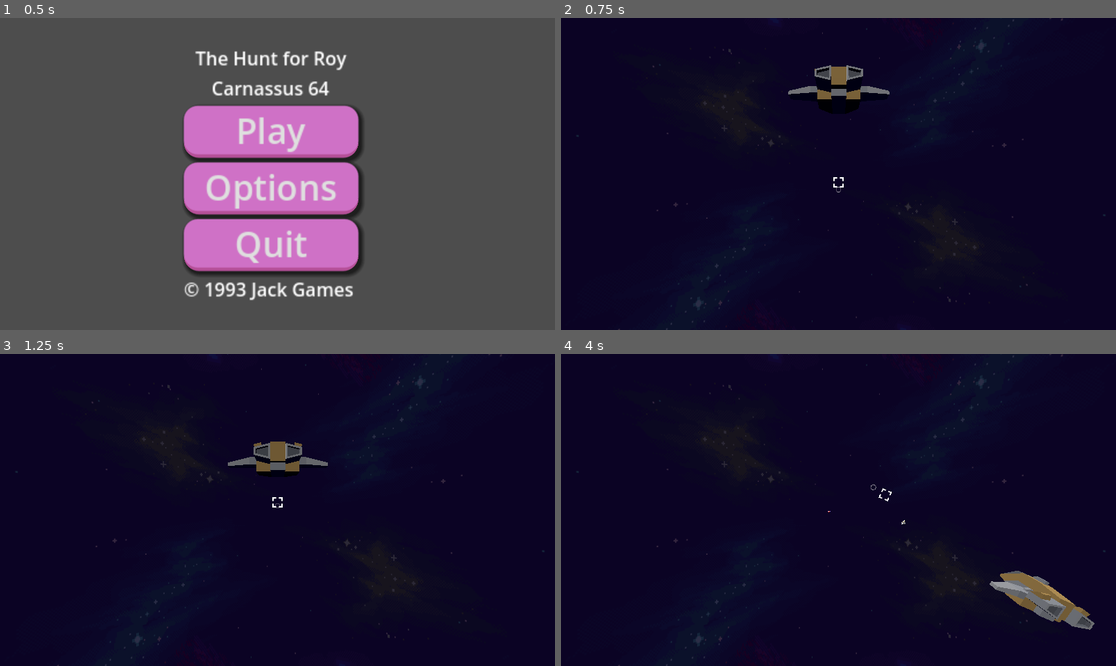
Above: before the commit, frames 1-4 (two rows, left to right).
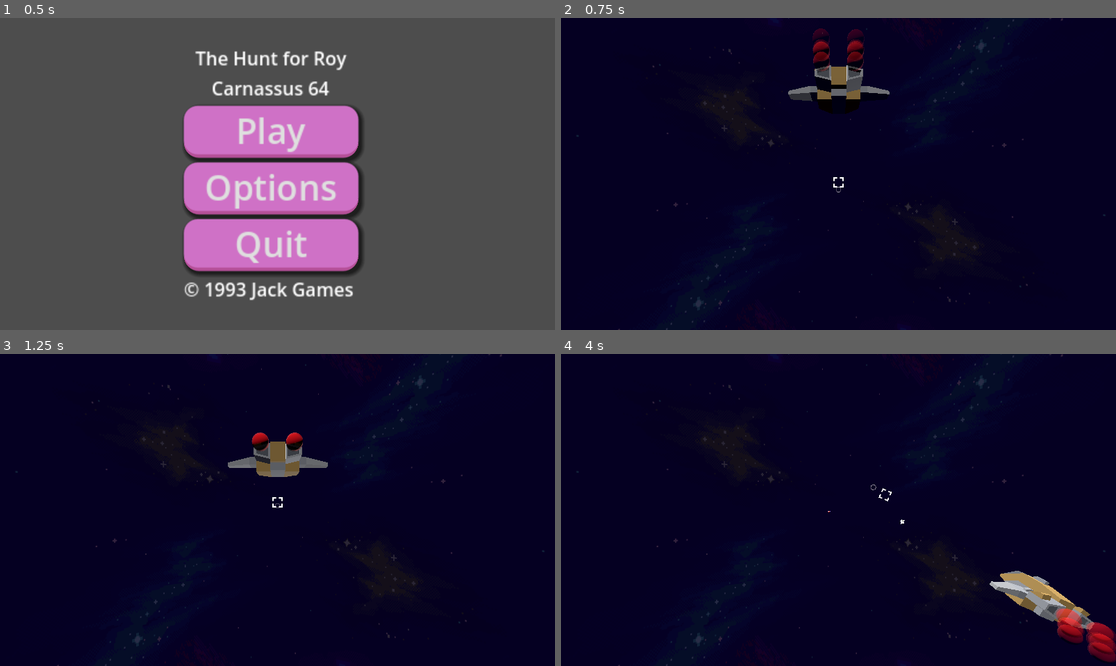
Above: after the commit, the same moments.

Repository: jwd83/rc64
Game: Godot game, scene res://HomeScreen.tscn
The game is run twice, just before and just after one commit, with the same random seed, the same clock (stepped at 60 frames per second) and the same inputs.
Inputs:
- Up to frame 1 (0.5 s): no input
- Up to frame 2 (0.75 s): click "Play" at 0.5 s
- Up to frame 3 (1.25 s): no input
- Up to frame 4 (4 s): tap Enter (ui_accept) at 1.25, 1.52, 2.27, 3.77 s; hold Right (ui_right) 1.28-2.03 s; hold Down (ui_down) 2.03-2.78 s; hold Right (ui_right) 2.78-3.53 s; hold Up (ui_up) from 3.53 s (still down)

Frame 1 is identical in both runs. In frame 2, 0.7% of the frame differs, in the area x 41-55%, y 3-27%; in frame 3, 0.6%; in frame 4, 1.9%, in the area x 61-100%, y 53-99%.

Commit message:
particle effects setup for engine

Diff:
--- a/Bullet.tscn
+++ b/Bullet.tscn
@@ -21,6 +21,6 @@
 omni_range = 17.831
 
 [node name="Rocket" parent="." instance=ExtResource("2_x8euf")]
-transform = Transform3D(1, 0, 0, 0, -4.37114e-08, -1, 0, 1, -4.37114e-08, 0, 0, 0)
+transform = Transform3D(1, 0, 0, 0, -4.37114e-08, 1, 0, -1, -4.37114e-08, 0, 0, 0)
 
 [connection signal="body_entered" from="Area3D" to="." method="_on_area_3d_body_entered"]
--- a/Game.tscn
+++ b/Game.tscn
@@ -18,6 +18,7 @@
 [sub_resource type="Environment" id="Environment_v1iqq"]
 background_mode = 2
 sky = SubResource("Sky_2f5x7")
+glow_enabled = true
 
 [node name="Game" type="Node3D"]
 script = ExtResource("1_gwyrw")
@@ -30,9 +31,6 @@
 
 [node name="Camera3D" type="Camera3D" parent="."]
 transform = Transform3D(1, 0, 0, 0, 1, 0, 0, 0, 1, 0, 0, 16.161)
-
-[node name="DirectionalLight3D" type="DirectionalLight3D" parent="."]
-transform = Transform3D(0.866025, 0.433013, -0.25, 0, 0.5, 0.866025, 0.5, -0.75, 0.433013, -7.96676, 16.7209, 5.56855)
 
 [node name="Ground" type="MeshInstance3D" parent="."]
 transform = Transform3D(1000, 0, 0, 0, 1000, 0, 0, 0, 1000, 0, -35.1371, 0)
@@ -47,3 +45,15 @@
 
 [node name="WorldEnvironment" type="WorldEnvironment" parent="."]
 environment = SubResource("Environment_v1iqq")
+
+[node name="Lighting" type="Node3D" parent="."]
+transform = Transform3D(0.866025, 0.433013, -0.25, 0, 0.5, 0.866025, 0.5, -0.75, 0.433013, -7.96676, 16.7209, 5.56855)
+
+[node name="DirectionalLight3D2" type="DirectionalLight3D" parent="Lighting"]
+transform = Transform3D(1, -2.98023e-08, 1.49012e-08, 0, 1, -2.98023e-08, 0, 0, 1, 0, 0, 0)
+
+[node name="DirectionalLight3D" type="DirectionalLight3D" parent="Lighting"]
+transform = Transform3D(-0.662582, 0.493362, -0.563541, -0.640994, 0.015692, 0.767385, 0.387442, 0.869683, 0.305845, 0, 0, 0)
+
+[node name="DirectionalLight3D3" type="DirectionalLight3D" parent="Lighting"]
+transform = Transform3D(0.841114, 0.529842, -0.108602, 0.389875, -0.454793, 0.800725, 0.374867, -0.715842, -0.589105, 0, 0, 0)
--- a/Player.tscn
+++ b/Player.tscn
@@ -1,10 +1,11 @@
-[gd_scene load_steps=7 format=3 uid="uid://7eyfkn5wu0yd"]
+[gd_scene load_steps=8 format=3 uid="uid://7eyfkn5wu0yd"]
 
 [ext_resource type="Script" path="res://Player.gd" id="1_hcaun"]
 [ext_resource type="PackedScene" uid="uid://bmnrpngdlaesa" path="res://Bullet.tscn" id="2_l0o0m"]
 [ext_resource type="Texture2D" uid="uid://bvpxh7hjk4le8" path="res://crosshair1.png" id="4_ido2k"]
 [ext_resource type="Texture2D" uid="uid://b07cap8qcnopd" path="res://crosshair2.png" id="5_4y3c5"]
 [ext_resource type="PackedScene" uid="uid://c05hufohmpsp1" path="res://KenneySpaceKit/craft_speederD.glb" id="5_toxdi"]
+[ext_resource type="PackedScene" uid="uid://b3d6ah3lpn8u" path="res://SmokeTrail.tscn" id="6_c52oe"]
 
 [sub_resource type="BoxShape3D" id="BoxShape3D_qh58s"]
 size = Vector3(6.93409, 1.56025, 3.48146)
@@ -30,3 +31,9 @@
 
 [node name="craft_speederD" parent="." instance=ExtResource("5_toxdi")]
 transform = Transform3D(2.5, 0, 0, 0, 2.5, 0, 0, 0, 2.5, -4.9758, -1.31209, -3.06963)
+
+[node name="SmokeTrail" parent="." instance=ExtResource("6_c52oe")]
+transform = Transform3D(1, 0, 0, 0, 1, 0, 0, 0, 1, -1, 0, 4)
+
+[node name="SmokeTrail2" parent="." instance=ExtResource("6_c52oe")]
+transform = Transform3D(1, 0, 0, 0, 1, 0, 0, 0, 1, 1, 0, 4)
--- /dev/null
+++ b/SmokeTrail.tscn
@@ -0,0 +1,28 @@
+[gd_scene load_steps=4 format=3 uid="uid://b3d6ah3lpn8u"]
+
+[sub_resource type="StandardMaterial3D" id="StandardMaterial3D_ii4h6"]
+transparency = 1
+albedo_color = Color(1, 0, 0, 0.196078)
+
+[sub_resource type="ParticleProcessMaterial" id="ParticleProcessMaterial_4yf8w"]
+direction = Vector3(0, 0, 0)
+spread = 0.0
+gravity = Vector3(0, 0, 3)
+initial_velocity_min = 3.0
+initial_velocity_max = 6.0
+color = Color(1, 0, 0, 1)
+collision_mode = 1
+collision_friction = 0.0
+collision_bounce = 0.0
+
+[sub_resource type="SphereMesh" id="SphereMesh_k058t"]
+
+[node name="SmokeTrail" type="Node3D"]
+
+[node name="GPUParticles3D" type="GPUParticles3D" parent="."]
+material_override = SubResource("StandardMaterial3D_ii4h6")
+lifetime = 0.08
+visibility_aabb = AABB(-0.810818, -0.85605, -0.711107, 1.62164, 1.7121, 1.42221)
+trail_lifetime = 1.87
+process_material = SubResource("ParticleProcessMaterial_4yf8w")
+draw_pass_1 = SubResource("SphereMesh_k058t")
